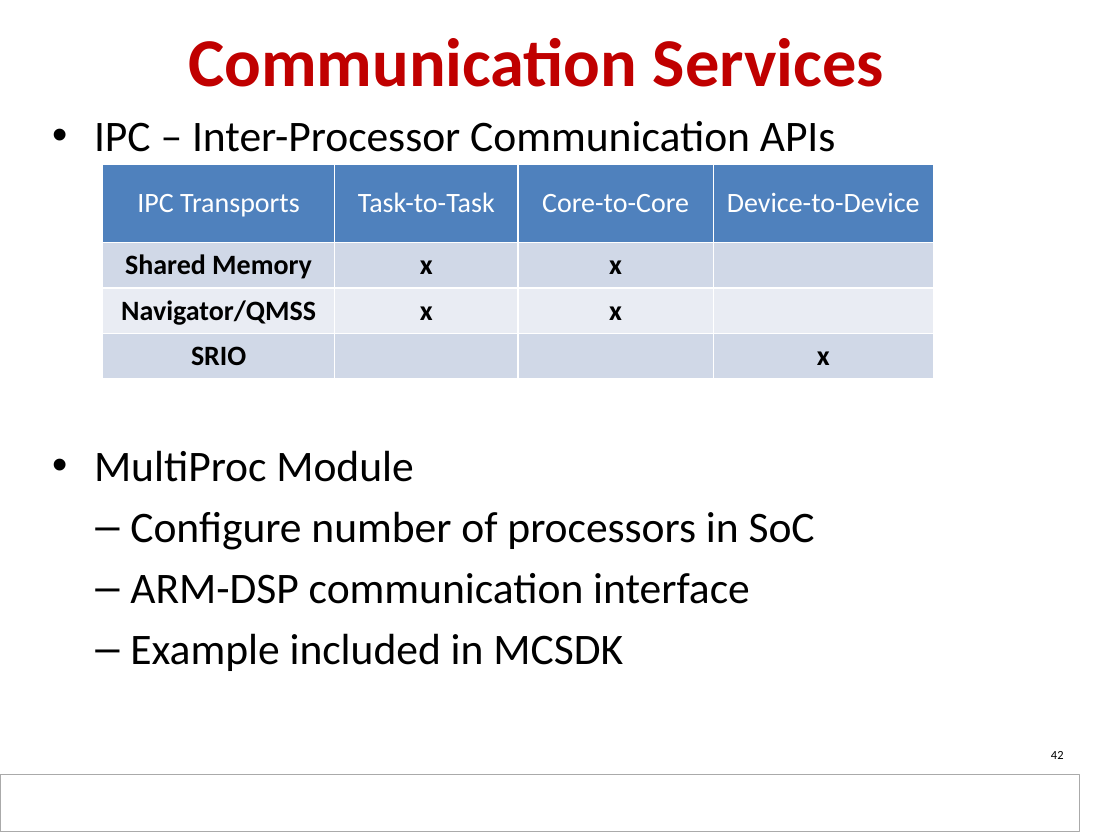
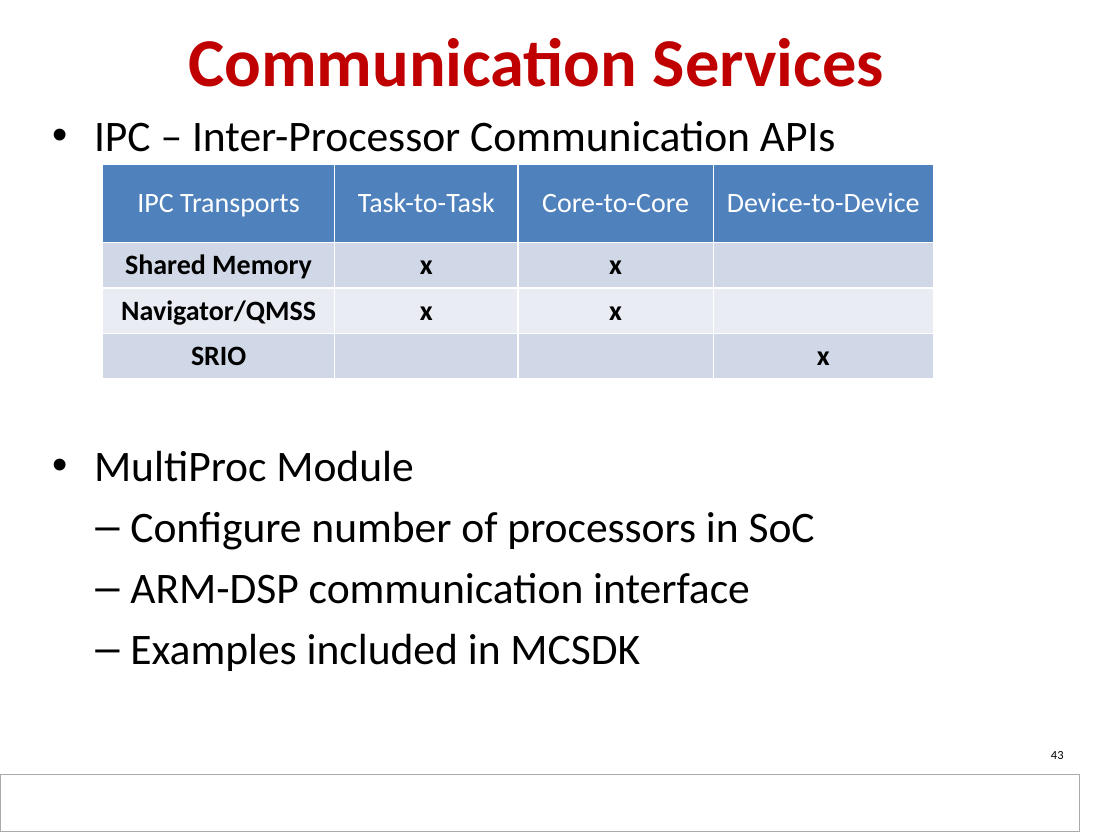
Before and after one commit to hari1989/keystone-workshop, a slide deck: slide 43 of slides/KeyStone Software.pptx (slide 42 before the commit). Drawn at 1120x840 pixels with LibreOffice and Linux fonts; fonts in the diff are those of the drawing; background and template pictures are left out. Boxes give left, top, right and bottom in pixels: in the first picture for what was removed or moved away, otherwise in the second. Text is boxed around its words. In the diff, an @@ line names an element or a change of style, - is before the commit and + after.

```diff
--- a/slides/KeyStone Software.pptx
+++ b/slides/KeyStone Software.pptx
@@ text at (130, 633, 640, 671): text changed @@
-  – Example included in MCSDK
+  – Examples included in MCSDK
@@ page number at (1051, 751, 1064, 759): text changed @@
-42
+43
```
Also in this commit, not shown: 5 other slides changed, 1 slide added.
